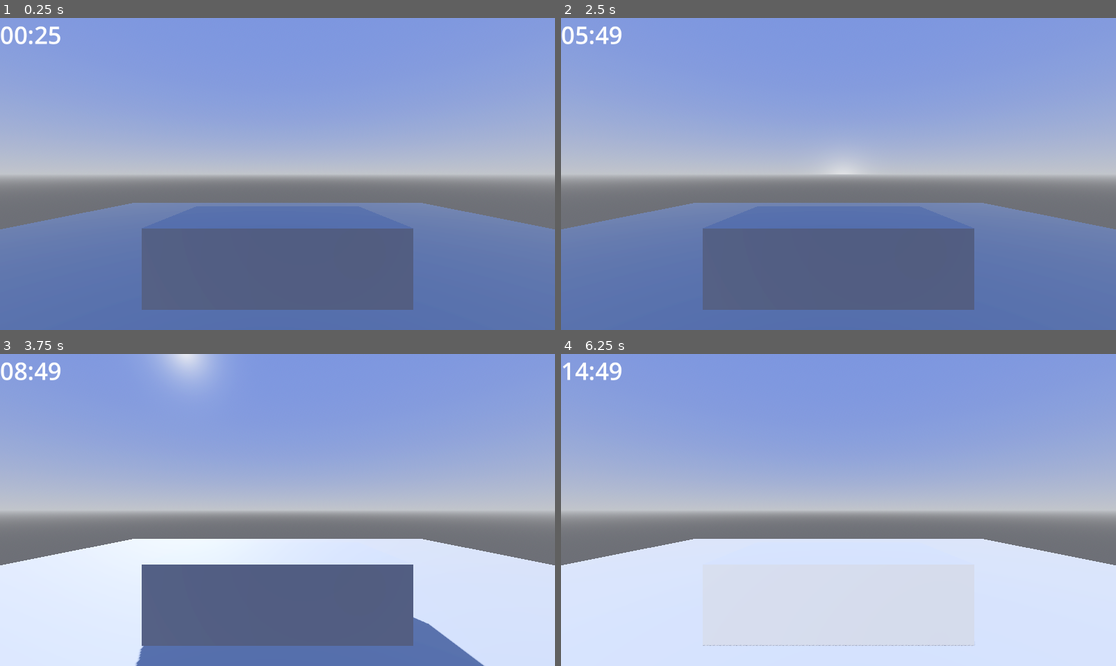
Above: before the commit, frames 1-4 (two rows, left to right).
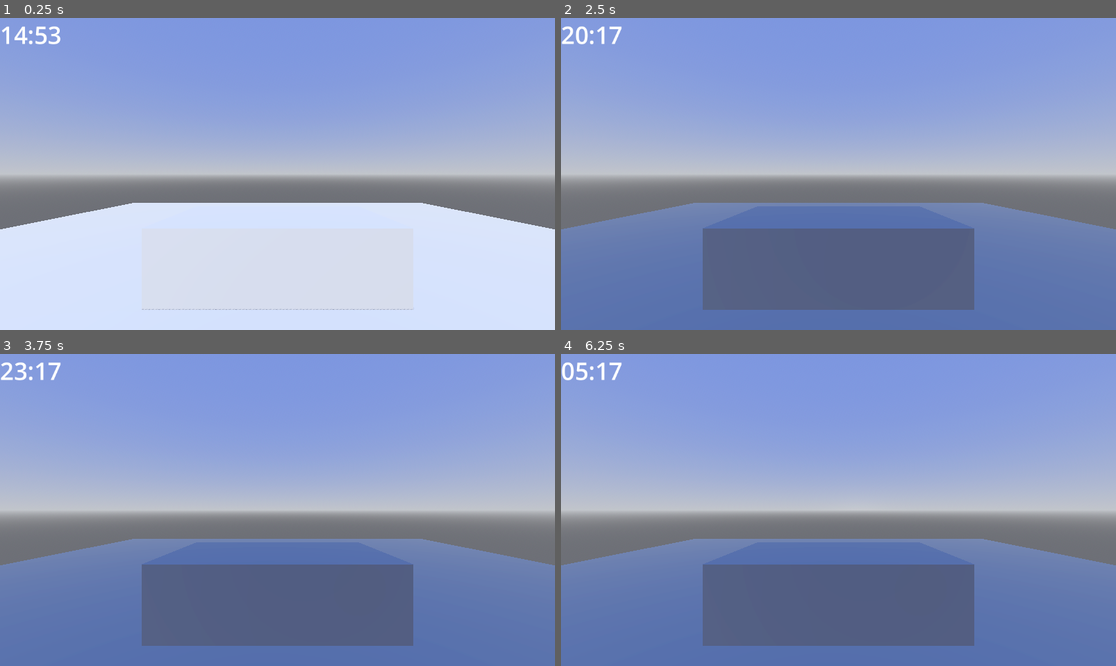
Above: after the commit, the same moments.

Repository: Zokerus/Godot-Dynamic-Weather
Game: Godot game, scene res://demo/demo.tscn
Two runs of this game, one before a commit and one after it. Both use one fixed random seed, a clock stepped at 60 frames per second and the inputs below.
Inputs:
- Up to frame 1 (0.25 s): no input
- Up to frame 2 (2.5 s): no input
- Up to frame 3 (3.75 s): no input
- Up to frame 4 (6.25 s): no input

The runs differ from the first frame. In frame 1, 39% of the frame differs, in the area x 0-100%, y 2-100%; in frame 2, 0.3%; in frame 3, 23%; in frame 4, 39%.

Commit message:
Polish plugin.cfg and add editor icon
- Added icon.svg for Godot Dynamic Weather editor plugin
- Updated plugin.cfg with clean name and description
- Added version field (0.1.0) for semantic versioning
- Fixed script and icon paths to be relative (no res://)
- Plugin now shows proper name, version, and icon in editor

Diff:
--- a/demo/demo.tscn
+++ b/demo/demo.tscn
@@ -31,7 +31,7 @@
 transform = Transform3D(0.866025, -0.5, 0, 0.5, 0.866025, 0, 0, 0, 1, 0, 0, 0)
 
 [node name="DirectionalLight3D" type="DirectionalLight3D" parent="SunPivot" groups=["Sun"]]
-transform = Transform3D(1, 0, 0, 0, 0.0478788, -0.998854, 0, 0.998854, 0.0478788, 0, 6.84079, 0)
+transform = Transform3D(1, 0, 0, 0, 0.56404, 0.825749, 0, -0.825749, 0.56404, 0, 6.84079, 0)
 shadow_enabled = true
 
 [node name="Camera3D" type="Camera3D" parent="."]
@@ -45,7 +45,7 @@
 [node name="WeatherManager" parent="." node_paths=PackedStringArray("sun_pivot", "sun") groups=["WeatherManager"] instance=ExtResource("1_d6po2")]
 sun_pivot = NodePath("../SunPivot")
 sun = NodePath("../SunPivot/DirectionalLight3D")
-time_of_day = 23.817
+time_of_day = 14.289
 seconds_per_day = 10.0
 
 [node name="DebugGUI" parent="." node_paths=PackedStringArray("weather_manager") instance=ExtResource("2_ytiva")]
--- a/project.godot
+++ b/project.godot
@@ -13,7 +13,7 @@
 config/name="Godot Dynamic Weather"
 run/main_scene="uid://bwtkoleohjjms"
 config/features=PackedStringArray("4.4", "Forward Plus")
-config/icon="res://icon.svg"
+config/icon="uid://bkw6rmra7cjwb"
 
 [editor_plugins]
 
Not shown, changed: addons/godot_dynamic_weather/plugin.cfg
Not shown, added: weather_icon.svg
Not shown, added: weather_icon.svg.import
